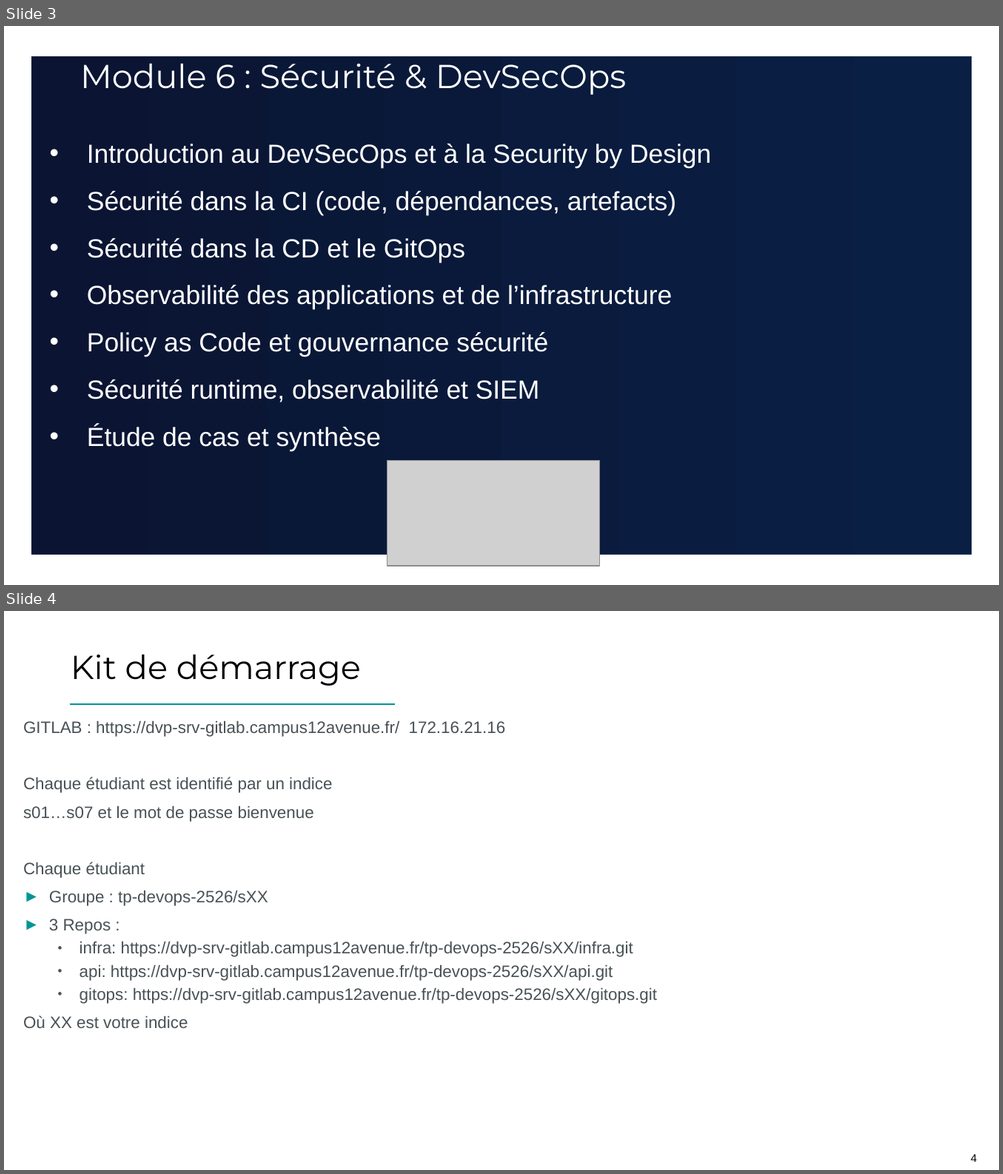
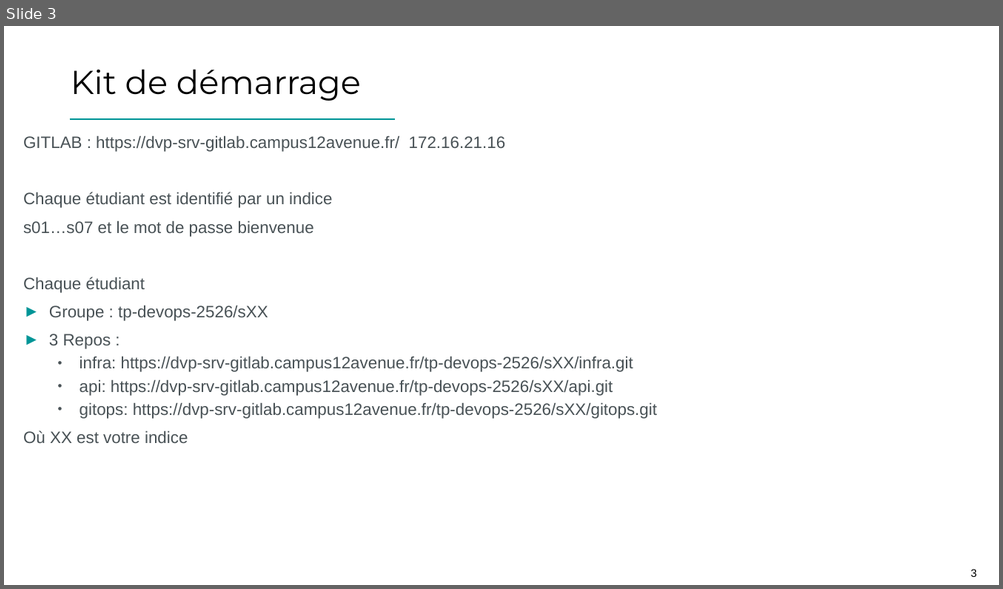
Before and after one commit to fkdy01/3IL_lab, a slide deck: Devops - option 2 Dev professionnel - 12-3il-2-PROMO 23 25-26.pptx. Shown one above the other, each under a label of ours: slides 3 and 4 before the commit, slide 3 after it. The pictures are 1003x1174 and 1003x589 pixels, drawn with LibreOffice and Linux fonts; fonts in the diff are those of the drawing; grey boxes stand for pictures; background and template pictures are left out. Boxes give left, top, right and bottom in pixels: in the first picture for what was removed or moved away, otherwise in the second. Text is boxed around its words. In the diff, an @@ line names an element or a change of style, - is before the commit and + after.

```diff
--- a/Devops - option 2 Dev professionnel - 12-3il-2-PROMO 23 25-26.pptx
+++ b/Devops - option 2 Dev professionnel - 12-3il-2-PROMO 23 25-26.pptx
@@ slide 3 removed at (x1=4, y1=26, x2=999, y2=585), background #FFFFFF; not listed: 1 template element that a slide beside it also shows @@
@@ rectangle removed at (x1=32, y1=56, x2=972, y2=555) @@
@@ text removed at (x1=80, y1=63, x2=626, y2=95) @@
-Module 6 : Sécurité & DevSecOps
@@ text removed at (x1=87, y1=144, x2=711, y2=452) @@
-• Introduction au DevSecOps et à la Security by Design
-• Sécurité dans la CI (code, dépendances, artefacts)
-• Sécurité dans la CD et le GitOps
-• Observabilité des applications et de l’infrastructure
-• Policy as Code et gouvernance sécurité
-• Sécurité runtime, observabilité et SIEM
-• Étude de cas et synthèse
@@ picture removed at (x1=387, y1=460, x2=600, y2=566) @@
@@ rectangle removed at (x1=32, y1=555, x2=987, y2=585) @@
@@ what was slide 4 is now slide 3 @@
@@ page number at (x1=970, y1=569, x2=976, y2=577): text changed @@
-4
+3
```
Also in this commit, not shown: 2 slides changed, 5 slides added, 1 other slide removed.
